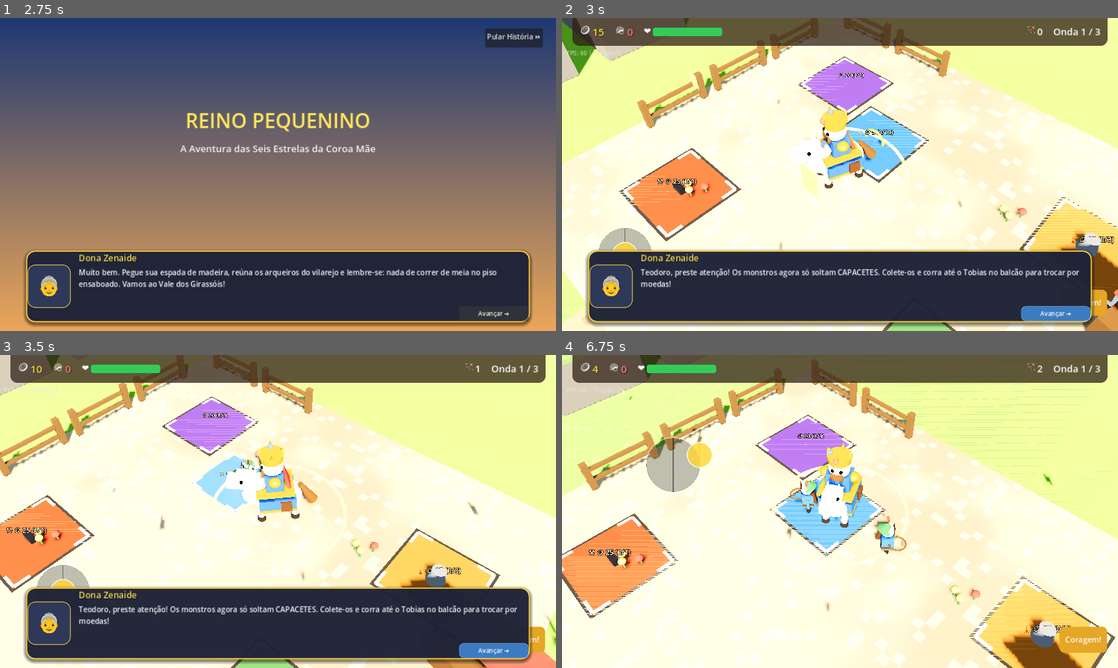
Above: before the commit, frames 1-4 (two rows, left to right).
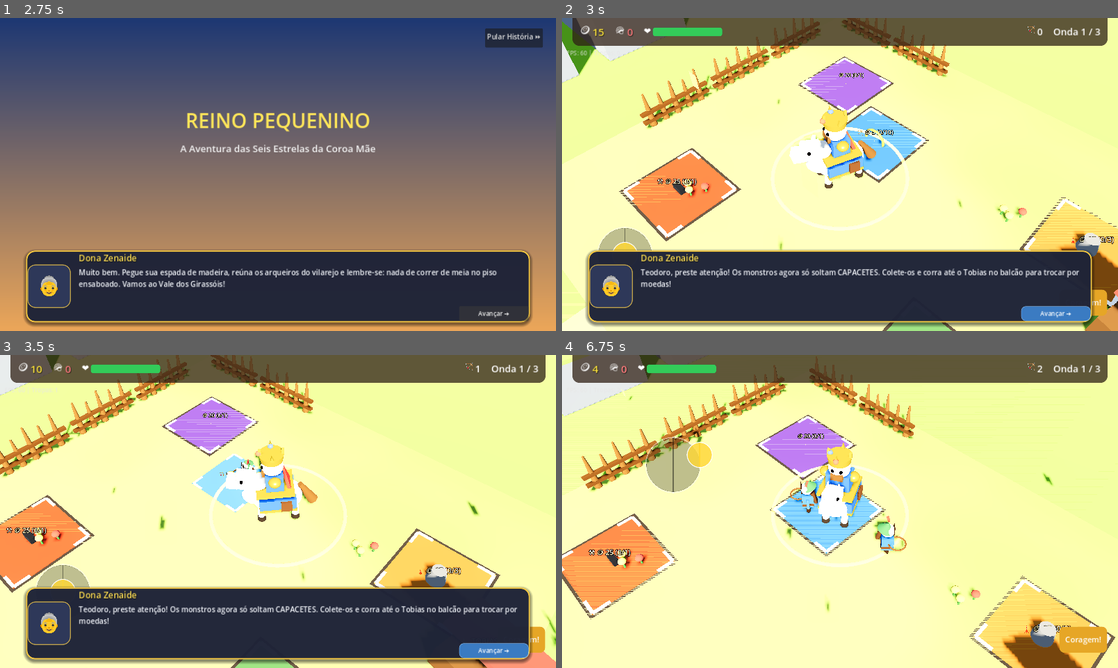
Above: after the commit, the same moments.

Repository: JonathasHenrique/reino-pequenino
Game: Godot game, scene res://scenes/ui/MainMenu.tscn
The game is run twice, just before and just after one commit, with the same random seed, the same clock (stepped at 60 frames per second) and the same inputs.
Inputs (mouse positions are in pixels of both pictures, inside the frame that each line leads up to):
- Up to frame 1 (2.75 s): click "⚔️ Iniciar Jornada" at 0.5 s; click "Pular História ⏩" at 1.25 s; click "Avançar ➔" at 2 s
- Up to frame 2 (3 s): tap Enter at 2.75 s; move the mouse to (962, 158) at 2.77 s; hold Right (ui_right) from 2.78 s (still down); click (962, 158) at 2.92 s
- Up to frame 3 (3.5 s): keep holding Right (ui_right); tap Space at 3.02 s
- Up to frame 4 (6.75 s): release Right (ui_right) at 3.5 s; drag from (728, 527) to (812, 574) at 3.52 s; move the mouse to (895, 442) at 4.27 s; hold Right (ui_right) 4.28-5 s; drag from (812, 574) to (673, 464) at 5.02 s; move the mouse to (1006, 558) at 5.77 s; hold Left (ui_left) 5.78-6.5 s; tap Space at 6.02 s; drag from (673, 464) to (756, 433) at 6.52 s

Frame 1 is identical in both runs. In frame 2, 42% of the frame differs, in the area x 0-100%, y 0-100%; in frame 3, 43%; in frame 4, 57%.
Error in both runs: Cannot call method 'set_input_as_handled' on a null value. (res://scripts/ui/DialogueBox.gd:53)

Commit message:
feat(art): Fase 2 - terreno toon sem ruido, cercas de palicada pontiaguda e rochas de enquadramento

Diff:
--- a/assets/shaders/ground.gdshader
+++ b/assets/shaders/ground.gdshader
@@ -1,15 +1,15 @@
 shader_type spatial;
-render_mode diffuse_lambert, specular_disabled;
+render_mode diffuse_toon, specular_disabled;
 
-// ground.gdshader - Chão estilizado do diorama (grama ou terra batida)
-// Mistura duas cores com ruído procedural em coordenadas de mundo,
-// criando manchas suaves e "tufos" sem precisar de textura externa.
+// ground.gdshader - Terreno estilizado Toon para Diorama Mobile
+// Cores limpas e suaves inspiradas em Kingshot e Clash of Clans:
+// Grama rica com transição suave para terra batida/areia sem ruído pixelado
 
-uniform vec4 color_a : source_color = vec4(0.47, 0.71, 0.30, 1.0);
-uniform vec4 color_b : source_color = vec4(0.38, 0.62, 0.25, 1.0);
-uniform vec4 speck_color : source_color = vec4(0.58, 0.80, 0.36, 1.0);
-uniform float noise_scale = 0.18;
-uniform float speck_amount = 0.12;
+uniform vec4 grass_main : source_color = vec4(0.525, 0.761, 0.196, 1.0); // #86C232
+uniform vec4 grass_shade : source_color = vec4(0.435, 0.659, 0.169, 1.0); // #6FA82B
+uniform vec4 dirt_path : source_color = vec4(0.851, 0.627, 0.400, 1.0);  // #D9A066
+uniform float path_weight : hint_range(0.0, 1.0) = 0.0;
+uniform float noise_scale : hint_range(0.01, 1.0) = 0.09;
 
 varying vec3 world_pos;
 
@@ -17,7 +17,7 @@
 	return fract(sin(dot(p, vec2(127.1, 311.7))) * 43758.5453);
 }
 
-float noise(vec2 p) {
+float smooth_noise(vec2 p) {
 	vec2 i = floor(p);
 	vec2 f = fract(p);
 	vec2 u = f * f * (3.0 - 2.0 * f);
@@ -31,11 +31,11 @@
 
 void fragment() {
 	vec2 p = world_pos.xz;
-	float n = noise(p * noise_scale) * 0.65 + noise(p * noise_scale * 2.7) * 0.35;
-	vec3 col = mix(color_a.rgb, color_b.rgb, smoothstep(0.35, 0.75, n));
-	// Pontinhos claros (flores/pedrinhas) espalhados
-	float s = step(1.0 - speck_amount, hash(floor(p * 3.0)));
-	col = mix(col, speck_color.rgb, s * 0.55);
-	ALBEDO = col;
-	ROUGHNESS = 0.95;
+	// Ruído suave em duas oitavas suaves
+	float n = smooth_noise(p * noise_scale) * 0.65 + smooth_noise(p * (noise_scale * 2.2)) * 0.35;
+	vec3 grass = mix(grass_main.rgb, grass_shade.rgb, smoothstep(0.35, 0.68, n));
+	vec3 final_color = mix(grass, dirt_path.rgb, path_weight);
+
+	ALBEDO = final_color;
+	ROUGHNESS = 0.88;
 }
--- a/scenes/props/CliffWall.tscn
+++ b/scenes/props/CliffWall.tscn
@@ -4,16 +4,16 @@
 size = Vector3(5.6, 6.0, 4.6)
 
 [sub_resource type="StandardMaterial3D" id="StandardMaterial3D_rock"]
-albedo_color = Color(0.50, 0.47, 0.43, 1)
-roughness = 0.92
+albedo_color = Color(0.557, 0.584, 0.620, 1)
+roughness = 0.90
 
 [sub_resource type="StandardMaterial3D" id="StandardMaterial3D_grass"]
-albedo_color = Color(0.42, 0.66, 0.26, 1)
+albedo_color = Color(0.525, 0.761, 0.196, 1)
 roughness = 0.85
 
 [sub_resource type="StandardMaterial3D" id="StandardMaterial3D_wood"]
-albedo_color = Color(0.38, 0.25, 0.15, 1)
-roughness = 0.9
+albedo_color = Color(0.54, 0.35, 0.17, 1)
+roughness = 0.90
 
 [sub_resource type="BoxMesh" id="BoxMesh_base"]
 size = Vector3(5.5, 2.4, 4.4)
--- a/scenes/props/WoodenFence.tscn
+++ b/scenes/props/WoodenFence.tscn
@@ -1,40 +1,66 @@
-[gd_scene load_steps=6 format=3]
+[gd_scene load_steps=8 format=3]
 
 [sub_resource type="BoxShape3D" id="BoxShape3D_fence"]
-size = Vector3(3.2, 1.4, 0.4)
+size = Vector3(3.4, 1.8, 0.5)
 
-[sub_resource type="BoxMesh" id="BoxMesh_post"]
-size = Vector3(0.25, 1.3, 0.25)
+[sub_resource type="CylinderMesh" id="CylinderMesh_pointed_log"]
+top_radius = 0.04
+bottom_radius = 0.16
+height = 1.6
 
 [sub_resource type="StandardMaterial3D" id="StandardMaterial3D_wood"]
-albedo_color = Color(0.48, 0.34, 0.2, 1)
+albedo_color = Color(0.54, 0.35, 0.17, 1)
 roughness = 0.85
 
+[sub_resource type="CylinderMesh" id="CylinderMesh_log_short"]
+top_radius = 0.04
+bottom_radius = 0.15
+height = 1.35
+
 [sub_resource type="BoxMesh" id="BoxMesh_rail"]
-size = Vector3(3.0, 0.14, 0.14)
+size = Vector3(3.2, 0.12, 0.18)
+
+[sub_resource type="StandardMaterial3D" id="StandardMaterial3D_dark_wood"]
+albedo_color = Color(0.42, 0.26, 0.12, 1)
+roughness = 0.9
 
 [node name="WoodenFence" type="StaticBody3D"]
 
 [node name="CollisionShape3D" type="CollisionShape3D" parent="."]
-transform = Transform3D(1, 0, 0, 0, 1, 0, 0, 0, 1, 0, 0.65, 0)
+transform = Transform3D(1, 0, 0, 0, 1, 0, 0, 0, 1, 0, 0.9, 0)
 shape = SubResource("BoxShape3D_fence")
 
-[node name="Post1" type="MeshInstance3D" parent="."]
-transform = Transform3D(1, 0, 0, 0, 1, 0, 0, 0, 1, -1.35, 0.65, 0)
-mesh = SubResource("BoxMesh_post")
+[node name="Log1" type="MeshInstance3D" parent="."]
+transform = Transform3D(1, 0, 0, 0, 1, 0, 0, 0, 1, -1.2, 0.8, 0)
+mesh = SubResource("CylinderMesh_pointed_log")
 surface_material_override/0 = SubResource("StandardMaterial3D_wood")
 
-[node name="Post2" type="MeshInstance3D" parent="."]
-transform = Transform3D(1, 0, 0, 0, 1, 0, 0, 0, 1, 1.35, 0.65, 0)
-mesh = SubResource("BoxMesh_post")
+[node name="Log2" type="MeshInstance3D" parent="."]
+transform = Transform3D(1, 0, 0, 0, 1, 0, 0, 0, 1, -0.6, 0.68, 0)
+mesh = SubResource("CylinderMesh_log_short")
 surface_material_override/0 = SubResource("StandardMaterial3D_wood")
 
-[node name="RailTop" type="MeshInstance3D" parent="."]
-transform = Transform3D(1, 0, 0, 0, 1, 0, 0, 0, 1, 0, 0.95, 0)
-mesh = SubResource("BoxMesh_rail")
+[node name="Log3" type="MeshInstance3D" parent="."]
+transform = Transform3D(1, 0, 0, 0, 1, 0, 0, 0, 1, 0.0, 0.82, 0)
+mesh = SubResource("CylinderMesh_pointed_log")
 surface_material_override/0 = SubResource("StandardMaterial3D_wood")
 
-[node name="RailBottom" type="MeshInstance3D" parent="."]
-transform = Transform3D(1, 0, 0, 0, 1, 0, 0, 0, 1, 0, 0.45, 0)
+[node name="Log4" type="MeshInstance3D" parent="."]
+transform = Transform3D(1, 0, 0, 0, 1, 0, 0, 0, 1, 0.6, 0.70, 0)
+mesh = SubResource("CylinderMesh_log_short")
+surface_material_override/0 = SubResource("StandardMaterial3D_wood")
+
+[node name="Log5" type="MeshInstance3D" parent="."]
+transform = Transform3D(1, 0, 0, 0, 1, 0, 0, 0, 1, 1.2, 0.8, 0)
+mesh = SubResource("CylinderMesh_pointed_log")
+surface_material_override/0 = SubResource("StandardMaterial3D_wood")
+
+[node name="CrossbeamTop" type="MeshInstance3D" parent="."]
+transform = Transform3D(1, 0, 0, 0, 1, 0, 0, 0, 1, 0, 0.75, 0.08)
 mesh = SubResource("BoxMesh_rail")
-surface_material_override/0 = SubResource("StandardMaterial3D_wood")
+surface_material_override/0 = SubResource("StandardMaterial3D_dark_wood")
+
+[node name="CrossbeamBottom" type="MeshInstance3D" parent="."]
+transform = Transform3D(1, 0, 0, 0, 1, 0, 0, 0, 1, 0, 0.35, 0.08)
+mesh = SubResource("BoxMesh_rail")
+surface_material_override/0 = SubResource("StandardMaterial3D_dark_wood")
--- a/scenes/stages/StageMain.tscn
+++ b/scenes/stages/StageMain.tscn
@@ -27,33 +27,33 @@
 
 [sub_resource type="ShaderMaterial" id="ShaderMaterial_grass"]
 shader = ExtResource("20_shader")
-shader_parameter/color_a = Color(0.47, 0.71, 0.30, 1)
-shader_parameter/color_b = Color(0.38, 0.62, 0.25, 1)
-shader_parameter/speck_color = Color(0.60, 0.82, 0.38, 1)
-shader_parameter/noise_scale = 0.18
-shader_parameter/speck_amount = 0.12
+shader_parameter/grass_main = Color(0.525, 0.761, 0.196, 1)
+shader_parameter/grass_shade = Color(0.435, 0.659, 0.169, 1)
+shader_parameter/dirt_path = Color(0.851, 0.627, 0.4, 1)
+shader_parameter/path_weight = 0.0
+shader_parameter/noise_scale = 0.09
 
 [sub_resource type="BoxMesh" id="BoxMesh_camp_grass"]
 size = Vector3(20.0, 0.04, 18.0)
 
 [sub_resource type="ShaderMaterial" id="ShaderMaterial_camp"]
 shader = ExtResource("20_shader")
-shader_parameter/color_a = Color(0.82, 0.72, 0.54, 1)
-shader_parameter/color_b = Color(0.72, 0.60, 0.44, 1)
-shader_parameter/speck_color = Color(0.92, 0.84, 0.68, 1)
-shader_parameter/noise_scale = 0.25
-shader_parameter/speck_amount = 0.15
+shader_parameter/grass_main = Color(0.56, 0.78, 0.24, 1)
+shader_parameter/grass_shade = Color(0.48, 0.7, 0.2, 1)
+shader_parameter/dirt_path = Color(0.851, 0.627, 0.4, 1)
+shader_parameter/path_weight = 0.15
+shader_parameter/noise_scale = 0.12
 
 [sub_resource type="BoxMesh" id="BoxMesh_path_main"]
 size = Vector3(22.0, 0.03, 3.2)
 
 [sub_resource type="ShaderMaterial" id="ShaderMaterial_dirt"]
 shader = ExtResource("20_shader")
-shader_parameter/color_a = Color(0.78, 0.64, 0.44, 1)
-shader_parameter/color_b = Color(0.65, 0.52, 0.34, 1)
-shader_parameter/speck_color = Color(0.55, 0.42, 0.28, 1)
-shader_parameter/noise_scale = 0.28
-shader_parameter/speck_amount = 0.18
+shader_parameter/grass_main = Color(0.851, 0.627, 0.4, 1)
+shader_parameter/grass_shade = Color(0.78, 0.54, 0.32, 1)
+shader_parameter/dirt_path = Color(0.851, 0.627, 0.4, 1)
+shader_parameter/path_weight = 1.0
+shader_parameter/noise_scale = 0.15
 
 [sub_resource type="Environment" id="Environment_sunset"]
 background_mode = 1
